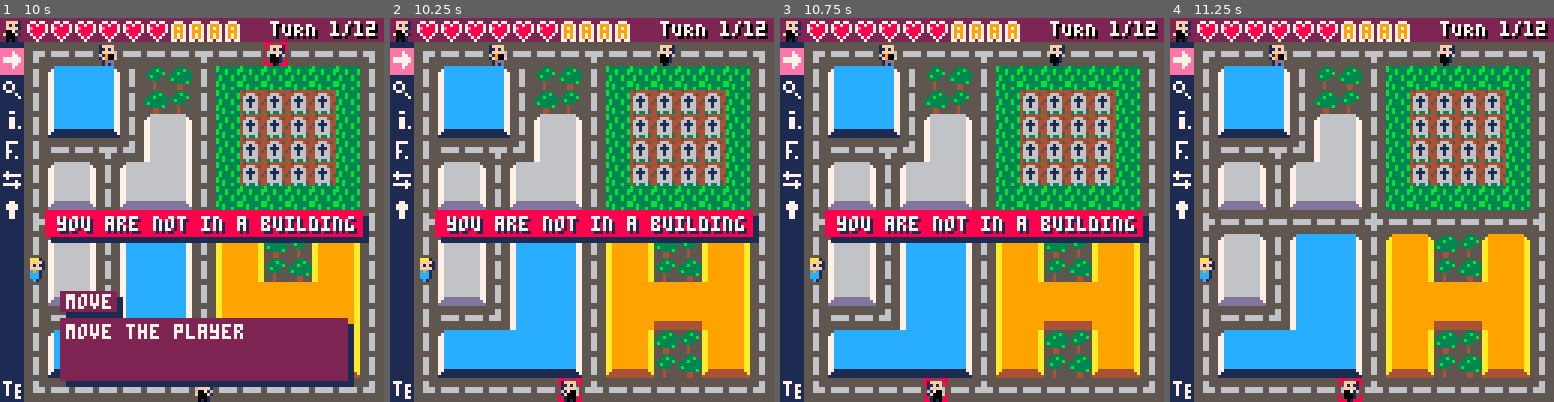
Above: before the commit, frames 1-4 (left to right).
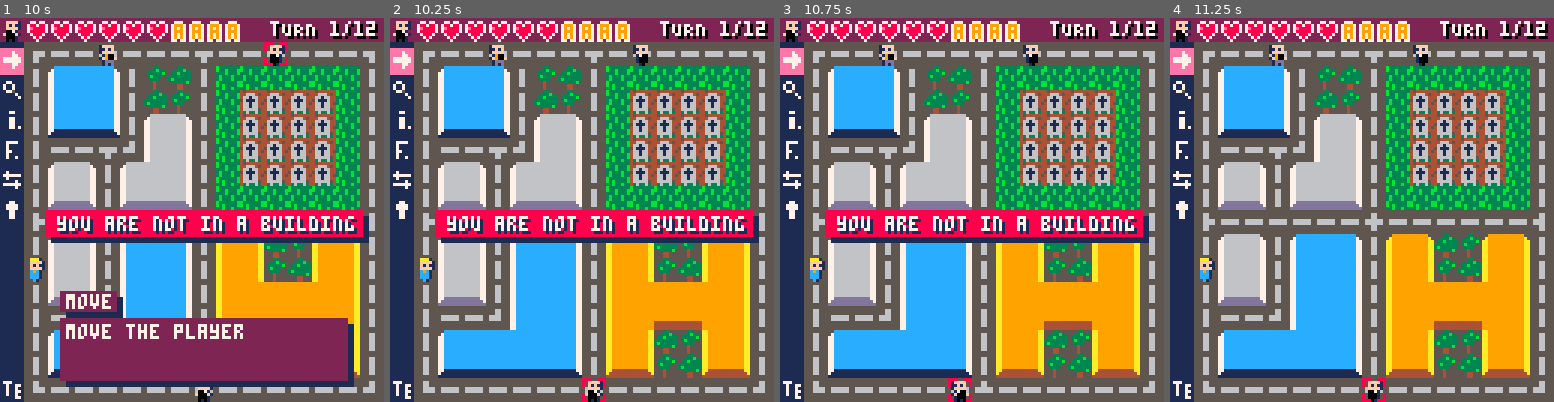
Above: after the commit, the same moments.

Repository: pixelocene/z
Game: PICO-8 cartridge z.p8
Two runs of this game, one before a commit and one after it. Both use one fixed random seed, a clock stepped at 60 frames per second and the inputs below.
Inputs:
- Up to frame 1 (10 s): tap X (X key) at 0.33, 1.07, 1.85, 2.97, 4.08, 5.2, 6.32, 7.43, 8.55, 9.67 s; tap O (Z key) at 0.7, 1.7, 2.1, 2.5, 2.9, 3.3, 3.7, 4.1, 4.5, 4.9, 5.3, 5.7, 6.1, 6.5, 6.9, 7.3, 7.7, 8.1, 8.5, 8.9, 9.3, 9.7 s; hold Right 1.6-2.1 s; hold Up 2.15-2.42 s; hold Right 2.47-3.03 s; hold Left 3.08-3.58 s; hold Down 3.63-3.97 s; hold Right 4.02-4.68 s; hold Up 4.73-5.03 s; hold Left 5.08-5.68 s; hold Down 5.73-6.03 s; hold Right 6.08-6.58 s; hold Right 6.63-7.13 s; hold Up 7.18-7.45 s; hold Right 7.5-8.07 s; hold Left 8.12-8.62 s; hold Down 8.67-9 s; hold Right 9.05-9.72 s; hold Up from 9.77 s (still down)
- Up to frame 2 (10.25 s): release Up at 10.07 s; tap O (Z key) at 10.1 s; hold Left from 10.12 s (still down)
- Up to frame 3 (10.75 s): tap O (Z key) at 10.5 s; release Left at 10.72 s
- Up to frame 4 (11.25 s): hold Down 10.77-11.07 s; tap X (X key) at 10.78 s; tap O (Z key) at 10.9 s; hold Right from 11.12 s (still down)

Frame 1 is identical in both runs. In frame 2, 1.0% of the frame differs, in the area x 43-75%, y 7-100%; in frame 3, 1.0%; in frame 4, 1.0%.

Commit message:
Display objects in the inventory
- display sprites
- display name/description
- handle 6 and 9 objects

Diff:
--- a/z.p8
+++ b/z.p8
@@ -97,6 +97,7 @@
 	}
 
 	current_action=actions[1]
+	current_inventory_selection=nil
 
 	-- init areas
 	repeat
@@ -160,6 +161,7 @@
 end
 
 function update_game()
+	local p=players[current_player]
 	-- update animations
 	update_target()
 	update_player()
@@ -185,7 +187,6 @@
 	end
 
 	if game_state=="move" then
-		local p=players[current_player]
 		local newx,newy=p.x,p.y
 
 		if btnp(❎) or p.actions==0 then
@@ -216,7 +217,22 @@
 	end
 
 	if game_state=="inventory" then
-		-- @todo
+		if #p.inventory>0 then
+			if (btnp(⬅️)) current_inventory_selection-=1
+			if (btnp(➡️)) current_inventory_selection+=1
+
+			if current_inventory_selection > #p.inventory then
+				current_inventory_selection=1
+			end
+			if current_inventory_selection < 1 then
+				current_inventory_selection=#p.inventory
+			end
+		end
+
+		if btnp(❎) then
+			current_inventory_selection=1
+			game_state="action_selection"
+		end
 	end
 
 	if game_state=="enter_building" then update_game_enter_building() end
@@ -248,7 +264,6 @@
 	-- pickup an object from the current building
 	if current_action.name=="search" then
 		if p.building==nil then
-			printh("not building")
 			error_message={
 				message="you are not in a building",
 				anim=4
@@ -256,7 +271,6 @@
 			return
 		end
 		if #p.inventory>=p.max_inventory_size then
-			printh("full")
 			error_message={
 				message="your inventory is full",
 				anim=4
@@ -273,18 +287,19 @@
 		--if o.action~=nil then o.actions() end
 	end
 	if current_action.name=="inventory" then
-		-- @todo
+		current_inventory_selection=1
+		game_state="inventory"
 	end
 end
 
 function draw_game()
+	local p=players[current_player]
+
 	draw_map()
 	draw_players()
 
 	if game_state=="action_selection" then
-		local p=players[current_player]
 		if current_action.name=="special" then
-			local p=players[current_player]
 			name=p.job.action.name
 			description=p.job.action.description
 		else
@@ -311,7 +326,44 @@
 	end
 
 	if game_state=="inventory" then
-		-- @todo
+		rectfill(17,17,122,122,1)
+		rectfill(15,15,120,120,2)
+		rectfill(15,15,120,21,1)
+
+		print(
+			"inventory ("..#p.inventory.."/"..p.max_inventory_size..")",
+			38,16,7
+		)
+
+		for i=1,p.max_inventory_size do
+			local x=19+(i-1)*11
+			local y=27
+			if i==current_inventory_selection and p.inventory[i]~=nil then
+				rect(x,y,x+9,y+9,7)
+			else
+				rect(x,y,x+9,y+9,13)
+			end
+			if p.inventory[i]~=nil then
+				spr(
+					p.inventory[i].sprite,
+					x+1,y+1
+				)
+			end
+		end
+
+		local o=p.inventory[current_inventory_selection]
+
+		if o~=nil then
+			print(o.name,21,46,0)
+			print(o.name,20,45,7)
+			print(o.description,21,56,0)
+			print(o.description,20,55,7)
+		end
+
+		print(
+			"❎ to close the inventory\n🅾️ for available actions",
+			17,108,7
+		)
 	end
 
 	if info_message.message~=nil then
@@ -429,7 +481,7 @@
 	return true
 end
 
--->8
+-->8❎
 -- players
 
 function get_building_for_player()
@@ -672,22 +724,27 @@
 		end
 	},
 	kitchen_knife={
+		sprite=64,
 		name="kitchen knife",
 		description="a kitchen knife",
 	},
 	bandage={
+		sprite=96,
 		name="bandage",
 		description="recover 1♥",
 	},
 	survival_book={
+		sprite=81,
 		name="survival book",
 		description="add 1 max ♥",
 	},
-	toothpast={
+	toothpaste={
+		sprite=0,
 		name="toothpaste",
 		description="your breath left a little to be\ndesired lately.",
 	},
 	brick={
+		sprite=65,
 		name="brick",
 		description="a red brick to do something with",
 	},
@@ -697,97 +754,120 @@
 		description="he looks pretty dead",
 	},
 	oxygen_bomb={
+		sprite=66,
 		name="oxygen bomb",
 		description="make it explodes baby",
 	},
 	straitjacket={
+		sprite=0,
 		name="straitjacket",
 		description="this is precisely your size,\ncoincidence?"
 	},
 	care_kit={
+		sprite=97,
 		name="care kit",
 		description="recover 2♥",
 	},
 	stethoscope={
+		sprite=80,
 		name="stethoscope",
 		description="???",
 	},
 	antibiotics={
+		sprite=112,
 		name="antibiotics",
 		description="",
 	},
 	-- police station
 	cell_door={
+		sprite=0,
 		name="cell door",
 		description="",
 	},
 	gun={
+		sprite=67,
 		name="a gun with 3 ammo",
 		description="",
 	},
 	stale_donuts={
+		sprite=0,
 		name="stale donuts",
 		description="The appearance is suspicious, but you are so hungry...",
 	},
 	cocain_bag={
+		sprite=98,
 		name="cocain bag",
 		description="",
 	},
 	bulletproof_vest={
+		sprite=82,
 		name="bulletproof vest",
 		description="",
 	},
 	cb_radio={
+		sprite=113,
 		name="cb-radio",
 		description="",
 	},
 	-- graveyard
 	embittered_deceased={
+		sprite=0,
 		name="embittered deceased",
 		description="not so dead after all…",
 	},
 	gravedigger_shovel={
+		sprite=68,
 		name="gravedigger shovel",
 		description="",
 	},
 	flower_wreath={
+		sprite=0,
 		name="flower wreath",
 		description="we will all go to heaven... but in fact no",
 	},
 	matches={
+		sprite=100,
 		name="matches",
 		description="",
 	},
 	old_military_helmet={
+		sprite=83,
 		name="old military helmet",
 		description="",
 	},
 	bag_of_nails={
+		sprite=114,
 		name="bag of nails",
 		description="",
 	},
 	-- garage
 	dangerous_material={
+		sprite=0,
 		name="dangerous material",
 		description="",
 	},
 	rifle={
+		sprite=69,
 		name="rifle with 6 ammo",
 		description="",
 	},
 	pinup_calendar={
+		sprite=0,
 		name="pinup calendar",
 		description="miss december has definitely changed a lot since",
 	},
 	energy_drink={
+		sprite=0,
 		name="energy drink",
 		description="",
 	},
 	tool_bag={
+		sprite=84,
 		name="tool bag",
 		description="tool bag",
 	},
 	gasoline={
+		sprite=115,
 		name="gasoline",
 		description=""
 	}
